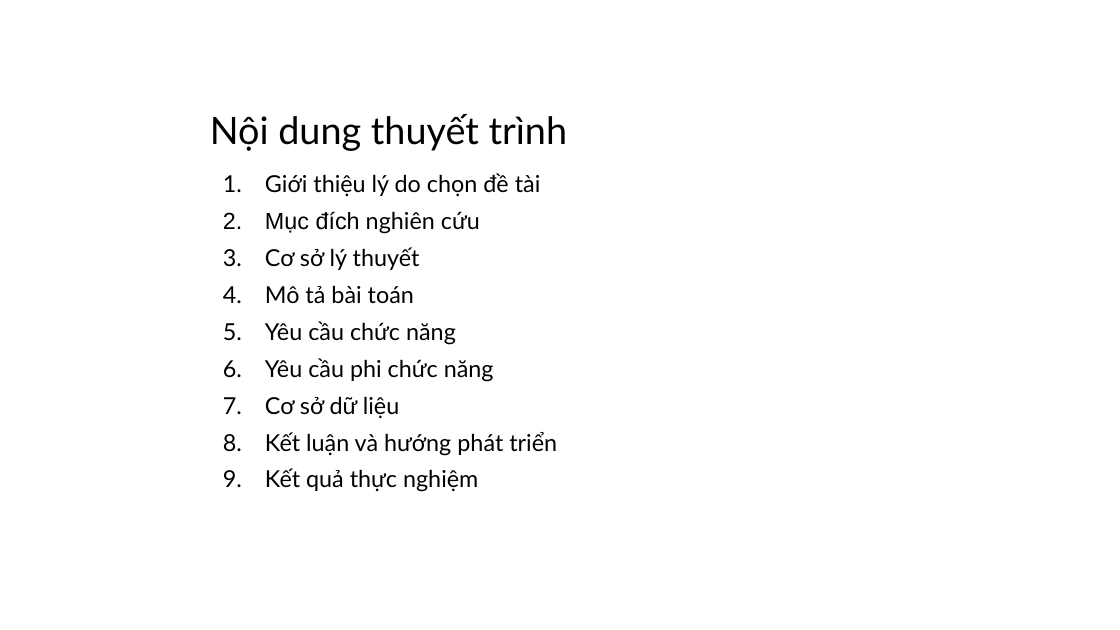
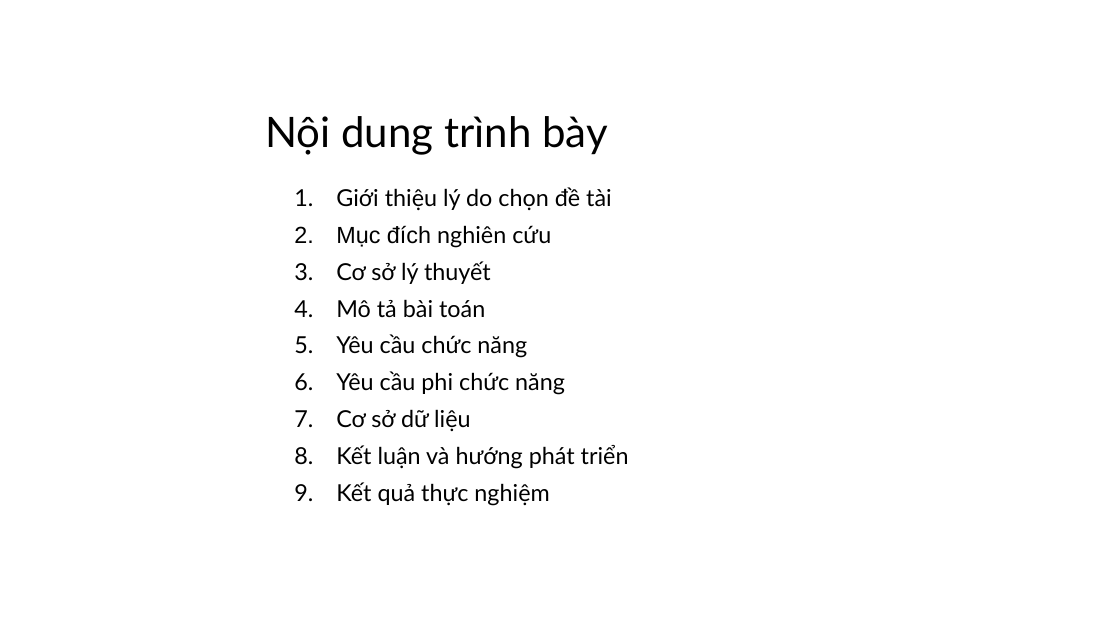
Before and after one commit to PhamDuyTan333/cn-da22ttd-phamduytan-timvieclam-php, a slide deck: slide 2 of thesis/abs/DOANCN_PhamDuyTan.pptx. Drawn at 1120x630 pixels with LibreOffice and Linux fonts; fonts in the diff are those of the drawing; background and template pictures are left out. Boxes give left, top, right and bottom in pixels: in the first picture for what was removed or moved away, otherwise in the second. Text is boxed around its words. In the diff, an @@ line names an element or a change of style, - is before the commit and + after.

```diff
--- a/thesis/abs/DOANCN_PhamDuyTan.pptx
+++ b/thesis/abs/DOANCN_PhamDuyTan.pptx
@@ title at [265, 116, 608, 155]: text changed; size 32.4 to 36 pt @@
-Nội dung thuyết trình
+Nội dung trình bày
@@ text "Giới thiệu lý do chọn ...": place and size @@
-text "Giới thiệu lý do chọn ..." at [265, 173, 557, 492]
+text "Giới thiệu lý do chọn ..." at [336, 187, 629, 506]
```
Also in this commit, not shown: 10 other slides changed.
